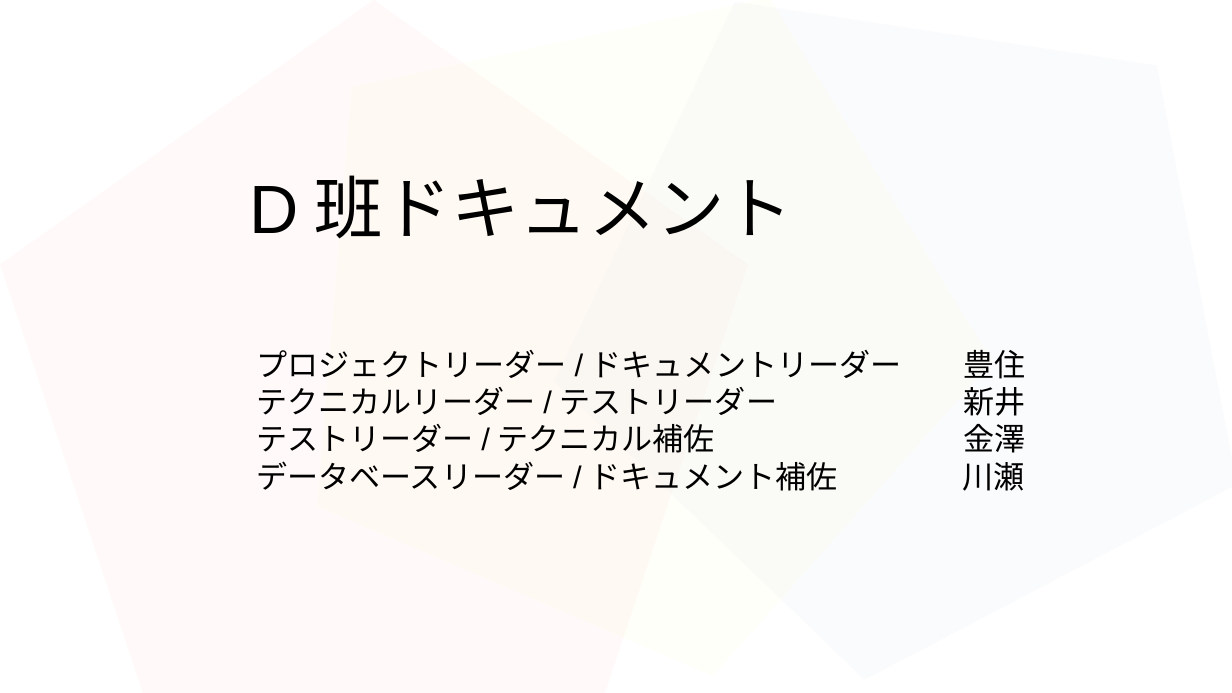
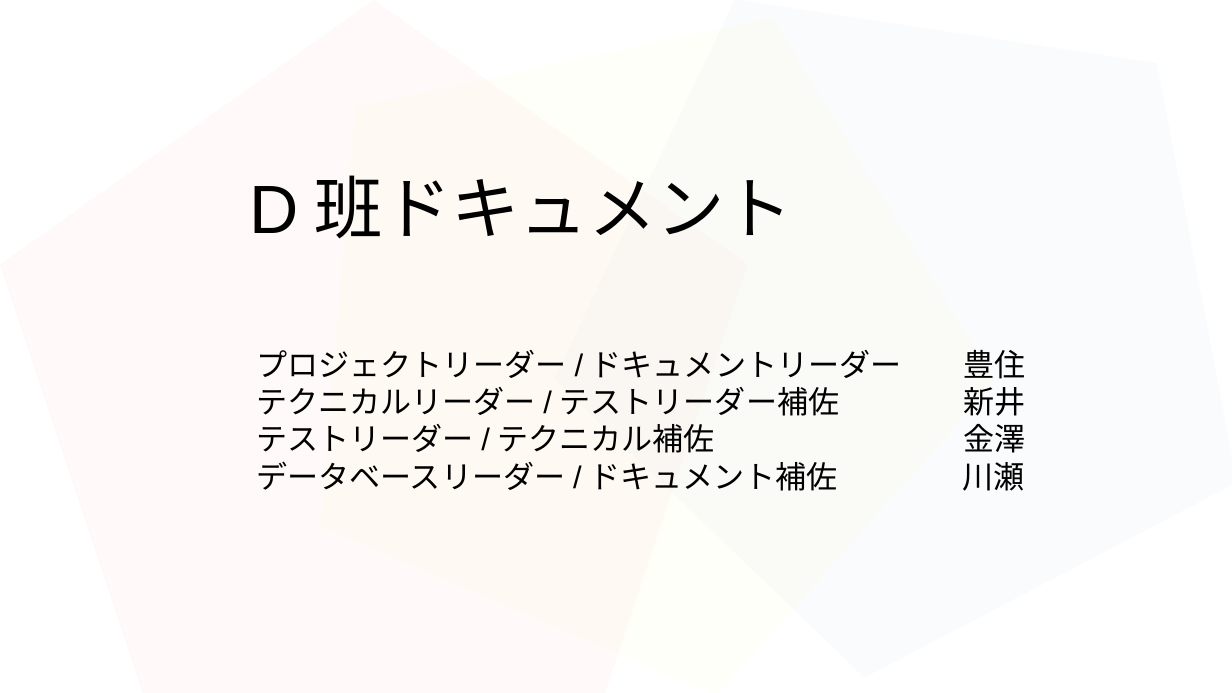
Before and after one commit to 2022java42-student009/ProjectJava, a slide deck: slide 1 of タスク/プレゼン資料.odp. Drawn at 1232x693 pixels with LibreOffice and Linux fonts; fonts in the diff are those of the drawing. Boxes give left, top, right and bottom in pixels: in the first picture for what was removed or moved away, otherwise in the second. Text is boxed around its words. In the diff, an @@ line names an element or a change of style, - is before the commit and + after.

Commit message:
ガントチャート、プレゼン資料　更新 タイムスケジュール追加

```diff
--- a/タスク/プレゼン資料.odp
+++ b/タスク/プレゼン資料.odp
@@ subtitle at (x1=256, y1=387, x2=840, y2=416): text changed @@
-テクニカルリーダー/テストリーダー 新井
+テクニカルリーダー/テストリーダー補佐 新井
```
Also in this commit, not shown: 5 other slides changed, 2 other files.
